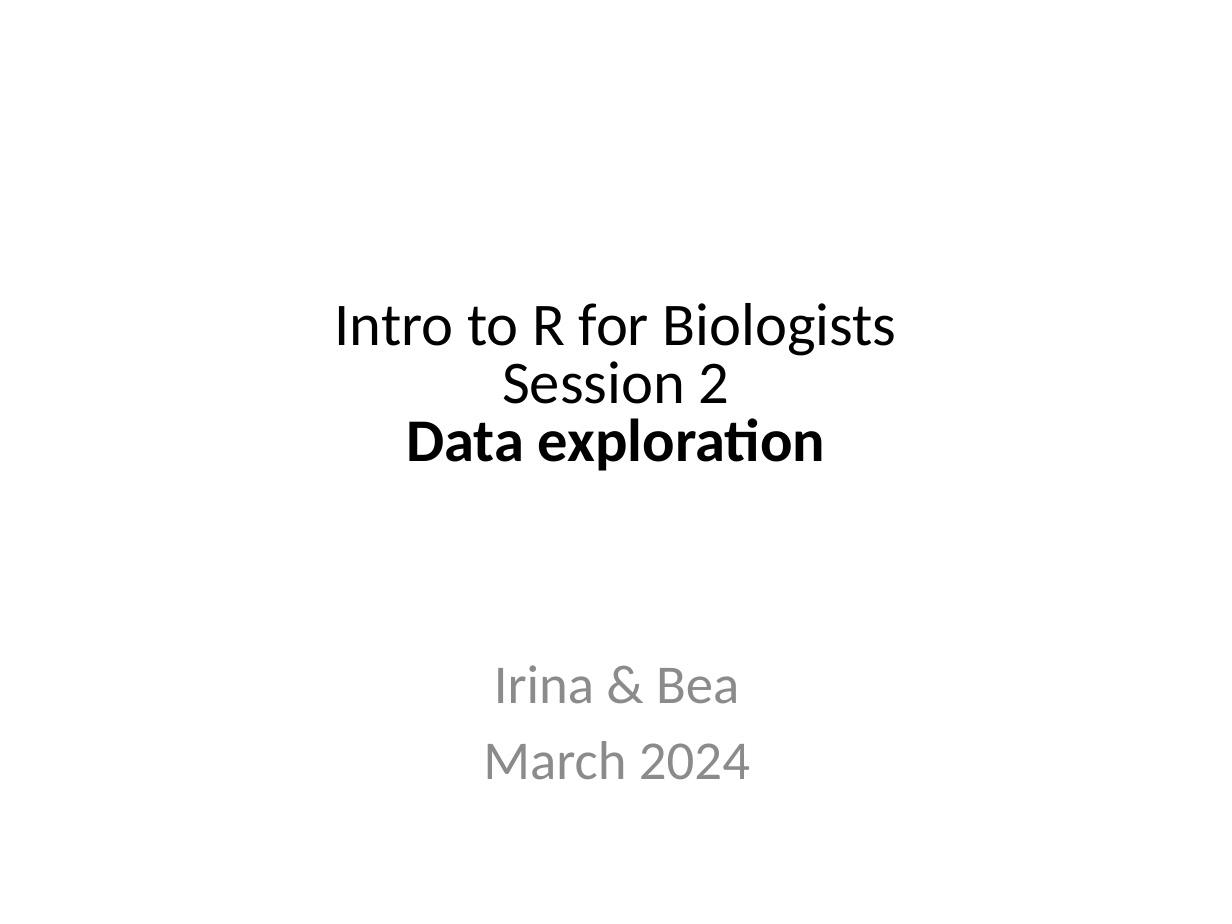
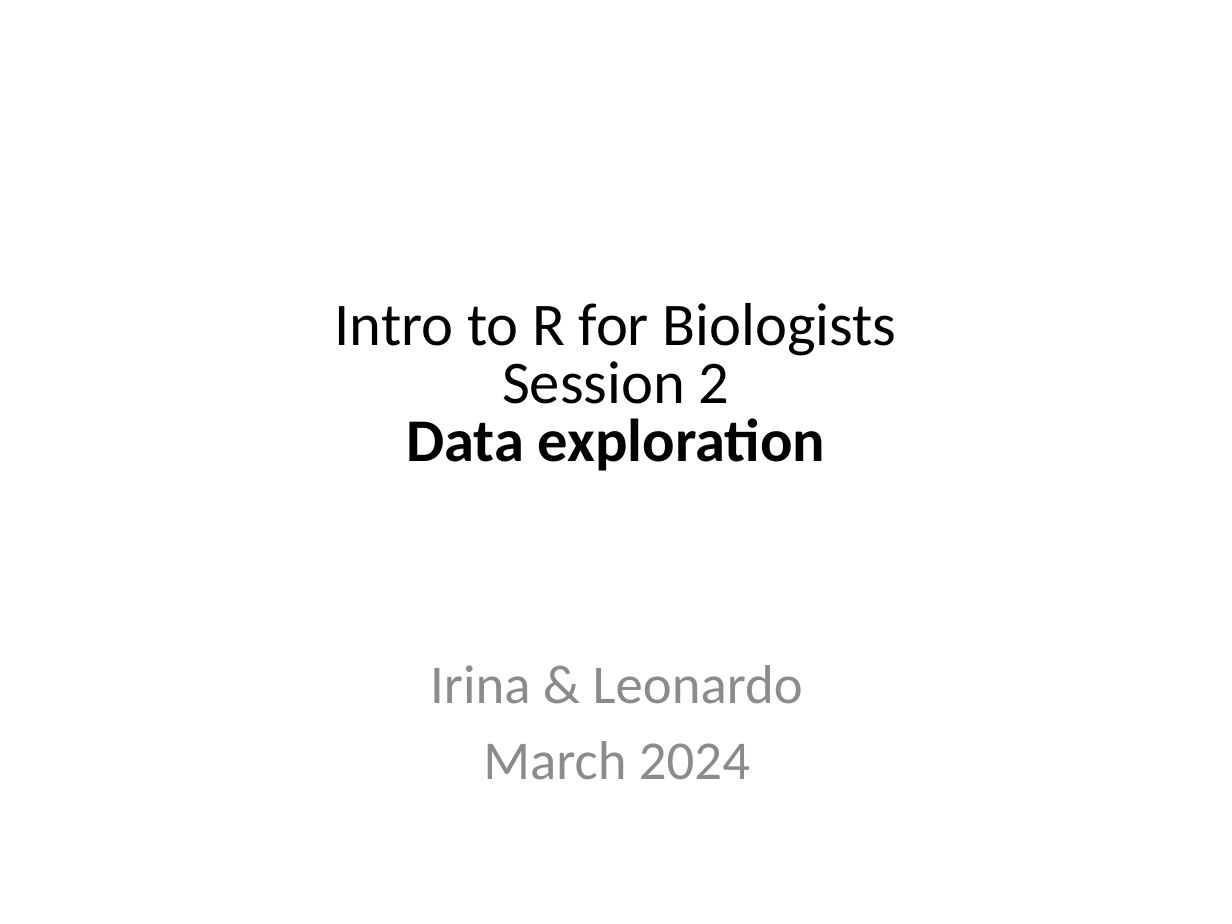
Before and after one commit to Chelysheva/MSD_R_course_March2024, a slide deck: slide 2 of powerpoint/Session2.pptx. Drawn at 1232x924 pixels with LibreOffice and Linux fonts; fonts in the diff are those of the drawing. Boxes give left, top, right and bottom in pixels: in the first picture for what was removed or moved away, otherwise in the second. Text is boxed around its words. In the diff, an @@ line names an element or a change of style, - is before the commit and + after.

```diff
--- a/powerpoint/Session2.pptx
+++ b/powerpoint/Session2.pptx
@@ text at (430,665,803,704): text changed @@
-Irina & Bea
+Irina & Leonardo
```
Also in this commit, not shown: 1 other slide changed, 1 other file.
